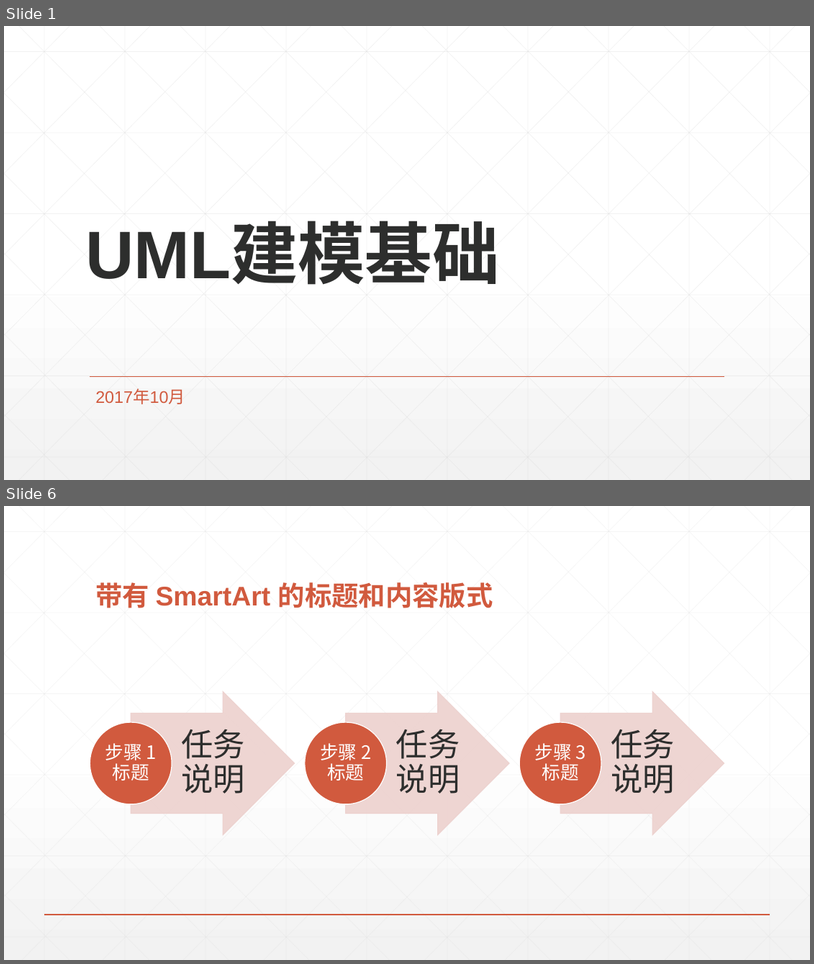
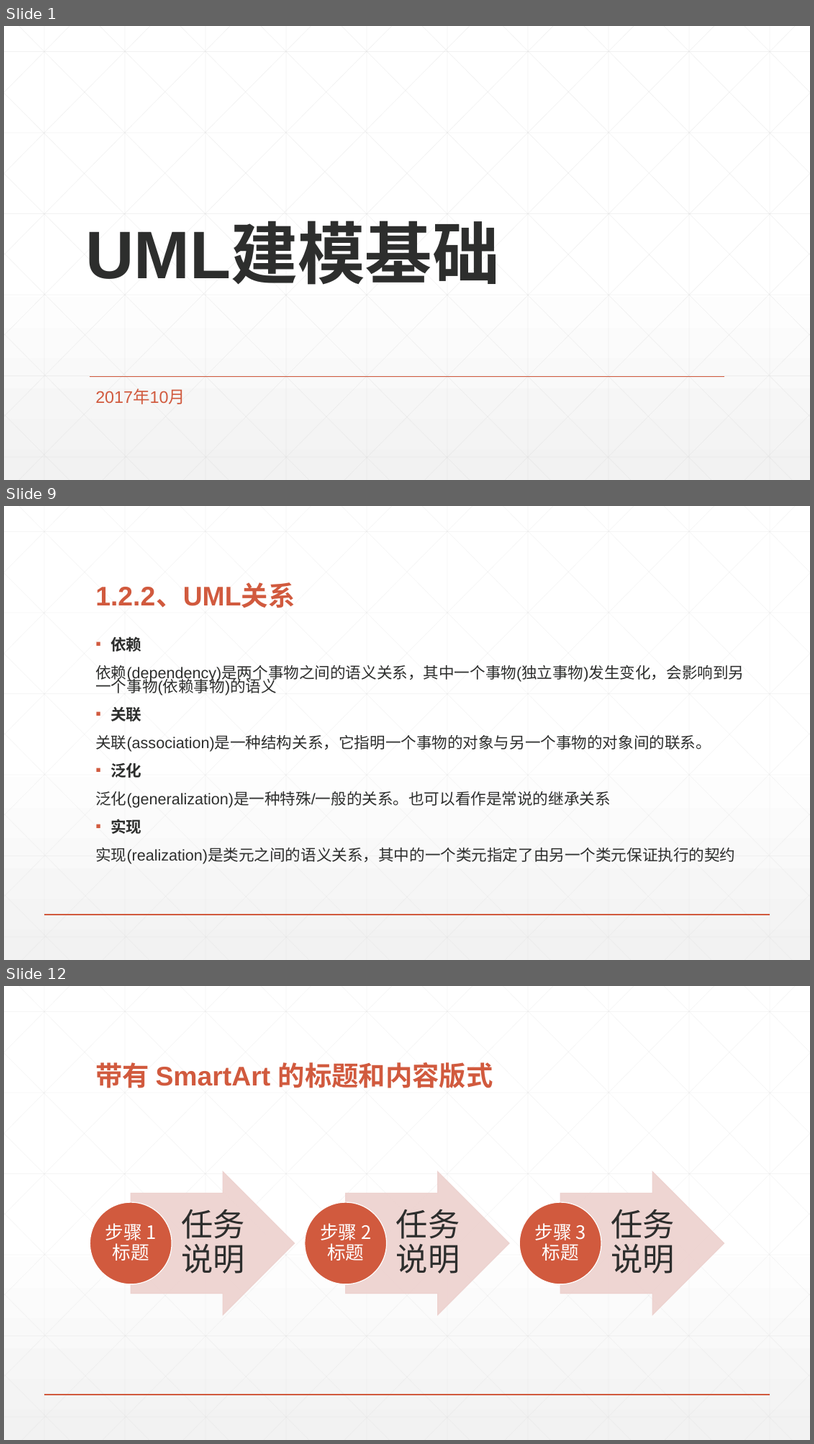
Before and after one commit to taony/Notes-UML, a slide deck: UML建模基础.pptx. Shown one above the other, each under a label of ours: slides 1 and 6 before the commit, slides 1, 9 and 12 after it; the slides between them are not shown. The pictures are 814x964 and 814x1444 pixels, drawn with LibreOffice and Linux fonts; fonts in the diff are those of the drawing. Boxes give left, top, right and bottom in pixels: in the first picture for what was removed or moved away, otherwise in the second. Text is boxed around its words. In the diff, an @@ line names an element or a change of style, - is before the commit and + after.

```diff
--- a/UML建模基础.pptx
+++ b/UML建模基础.pptx
@@ slide 9 added at box(4, 506, 810, 960), background gradient #FFFFFF to #F2F2F2; not listed: 47 template elements that a slide beside it also shows @@
@@ title added at box(95, 584, 295, 608), 32 pt, text #D15A3E, bold @@
+1.2.2 、UML关系
@@ text added at box(95, 637, 744, 864), 18.5 pt, text #2D2E2D @@
+▪ 依赖
+依赖(dependency)是两个事物之间的语义关系，其中一个事物(独立事物)发生变化，会影响到另一个事物(依赖事物)的语义
+▪ 关联
+关联(association)是一种结构关系，它指明一个事物的对象与另一个事物的对象间的联系。
+▪ 泛化
+泛化(generalization)是一种特殊/一般的关系。也可以看作是常说的继承关系
+▪ 实现
+实现(realization)是类元之间的语义关系，其中的一个类元指定了由另一个类元保证执行的契约
@@ what was slide 6 is now slide 12 @@
```
Also in this commit, not shown: 1 slide changed, 8 other slides added, 3 slides removed, 1 other file.
